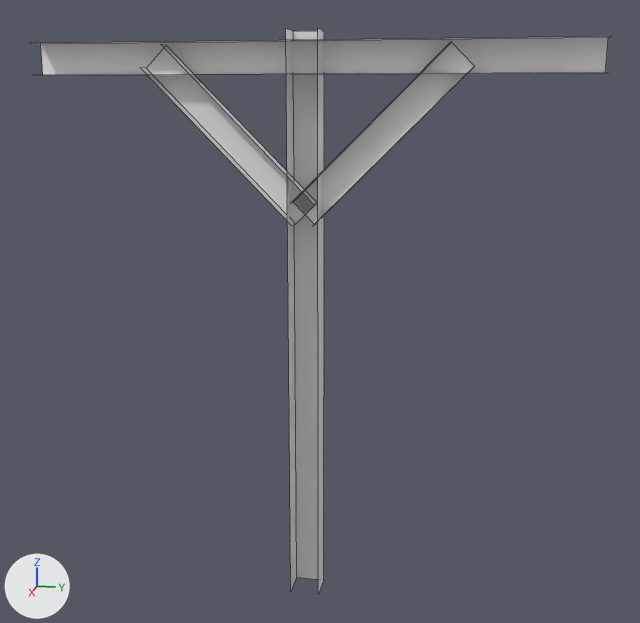
A saved change to the FBX model Assets/Meshes/Maze Pieces/Support.fbx.
Both versions are drawn from a 50 mm camera at (6.09, 1.01, 1.27) aimed at (1.38, 0.07, 0.1). The axes (+X, +Y, +Z) are drawn at lower left. The lights are the same throughout. Mesh edges are drawn as thin lines. Where no turn or scale is listed for an object, it has been applied to the vertices.

Objects in the first picture: 'Support'.
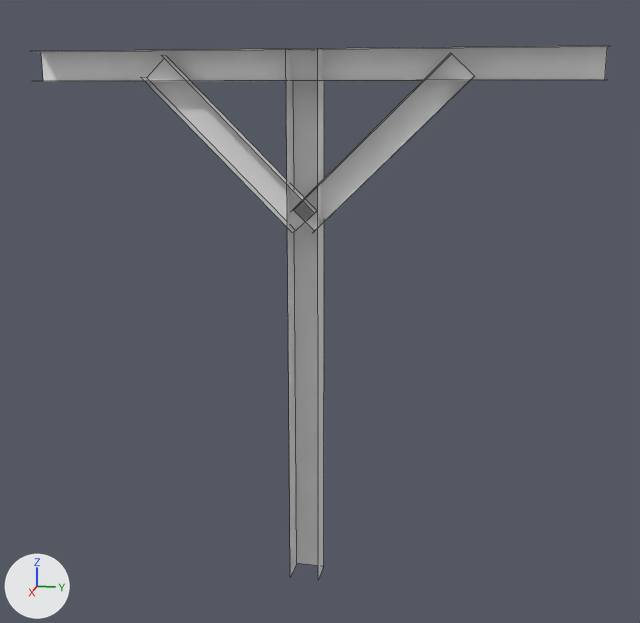
Pixel boxes (x1, y1, x2, y2) of what changed, in the pictures (640 x 623 px; the box of a moved part takes in the faces that stretch with it):
'Support', reshaped, moved
    before: (32, 29, 611, 594)
    after: (32, 46, 608, 580)
part 1 of me_cube_001, moved or reshaped
    before: (32, 36, 611, 76)
    after: (32, 46, 608, 82)
part 2 of me_cube_001, moved or reshaped
    before: (286, 29, 324, 594)
    after: (286, 49, 324, 580)
part 3 of me_cube_001, moved or reshaped
    before: (141, 45, 317, 226)
    after: (141, 55, 317, 233)
part 4 of me_cube_001, moved or reshaped
    before: (291, 42, 475, 226)
    after: (292, 53, 474, 232)

The change, as a list of edits to the scene's bpy script:
```text
Change me_cube_001:
    where me_cube_001.from_pydata(...)  # 32 vertices, 12 faces; spans x 1.33..1.5, y -1.5..1.5, z -3.05..0.14
    used by ob_support; location = (0.0, 0.0, 1.454)
    me_cube_001 part 1: the loose piece of 8 vertices spanning x 1.38..1.5, y -1.5..1.5, z -0.08..0.08 is moved by (0.0, 0.0, 1.42)
    me_cube_001 part 2: the loose piece of 8 vertices spanning x 1.33..1.5, y -0.08..0.08, z -3.05..0.14 is scaled about its middle by (1, 1, 0.94), then moved by (0.0, 0.0, 1.45)
    me_cube_001 part 3: the loose piece of 8 vertices spanning x 1.42..1.5, y -0.87..0.06, z -0.87..0.07 is moved by (0.0, 0.0, 1.41)
    me_cube_001 part 4: the loose piece of 8 vertices spanning x 1.42..1.5, y -0.07..0.87, z -0.87..0.07 is moved by (0.0, 0.0, 1.41)
Change ob_support:
    ob_support.location: (0.0, 0.0, 1.454) -> (0.0, 0.0, 0.0)
```
